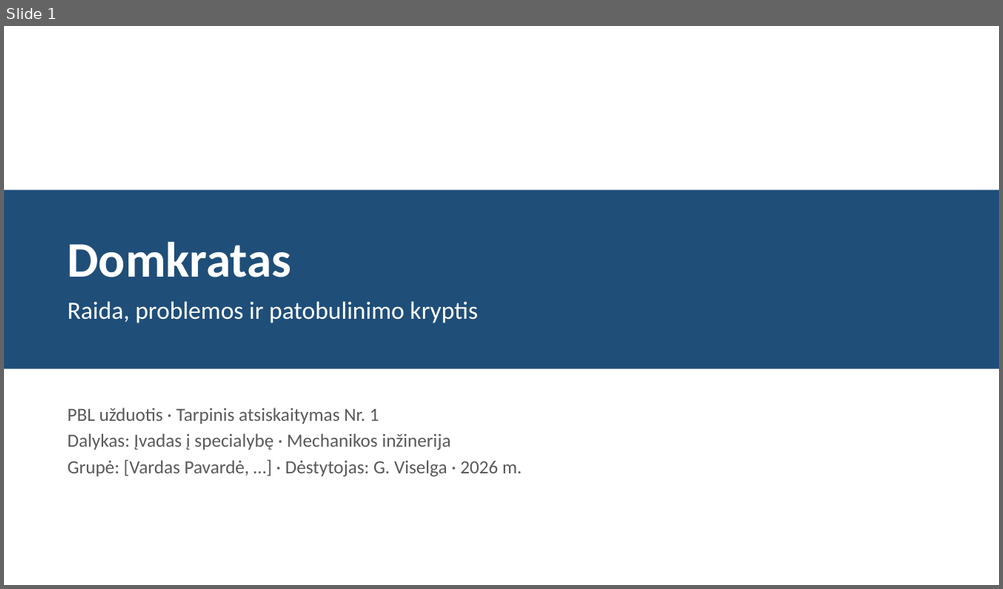
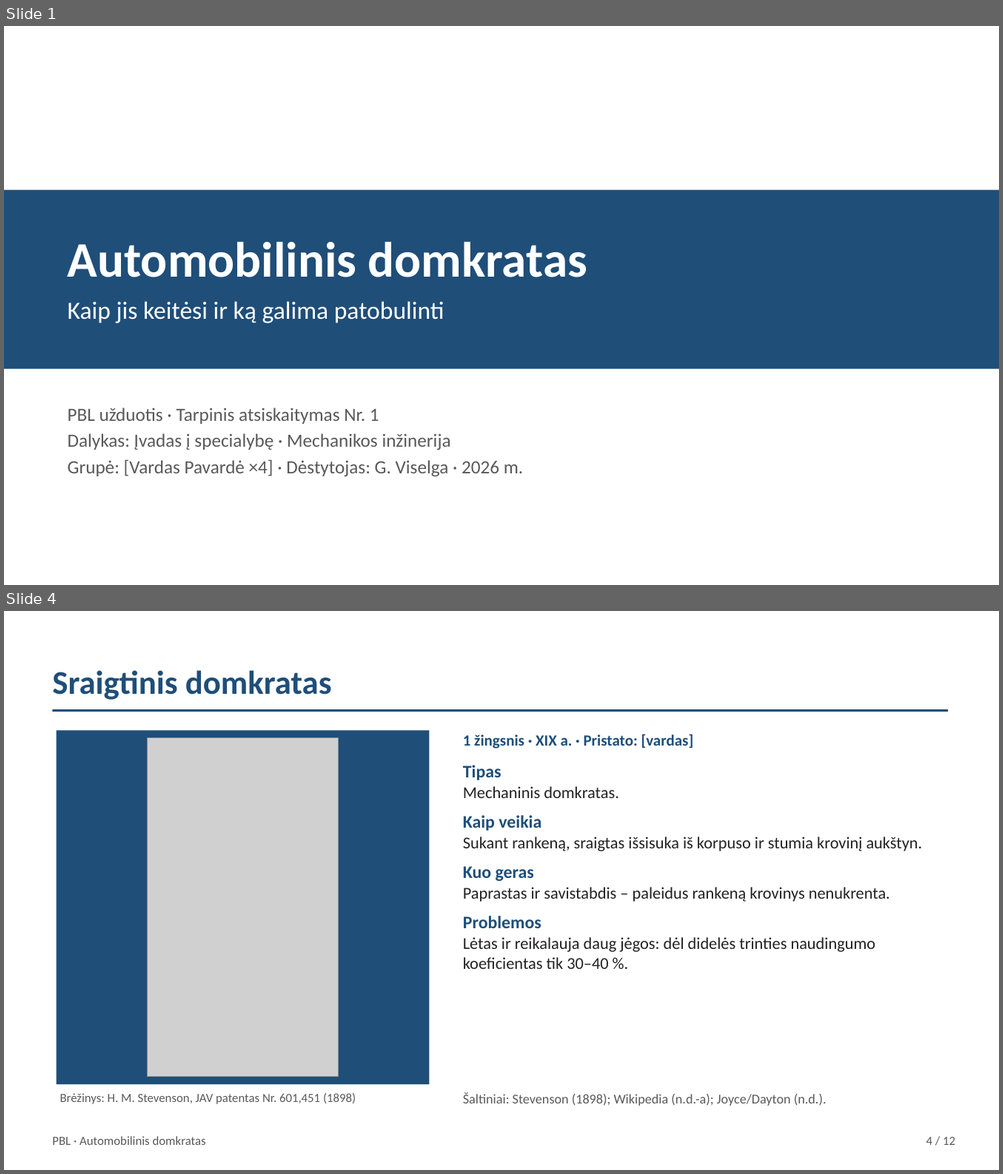
Before and after one commit to Goblinukas-beep/Ye, a slide deck: domkratas-ta1/domkratas-ta1.pptx. Shown one above the other, each under a label of ours: slide 1 before the commit, slides 1 and 4 after it; the slides between them are not shown. The pictures are 1003x589 and 1003x1174 pixels, drawn with LibreOffice and Linux fonts; fonts in the diff are those of the drawing; grey boxes stand for pictures. Boxes give left, top, right and bottom in pixels: in the first picture for what was removed or moved away, otherwise in the second. Text is boxed around its words. In the diff, an @@ line names an element or a change of style, - is before the commit and + after.

```diff
--- a/domkratas-ta1/domkratas-ta1.pptx
+++ b/domkratas-ta1/domkratas-ta1.pptx
@@ slide 4 added at (4, 611, 999, 1170), background #FFFFFF @@
@@ text added at (52, 670, 332, 700), 32 pt, text #1F4E79, bold @@
+Sraigtinis domkratas
@@ rectangle added at (53, 709, 948, 712), fill #1F4E79 @@
@@ rectangle added at (57, 730, 430, 1085), fill #1F4E79 @@
@@ picture added at (148, 738, 338, 1077) @@
@@ text added at (463, 734, 694, 749), 15 pt, text #1F4E79, bold @@
+1 žingsnis · XIX a. · Pristato: [vardas]
@@ text added at (463, 765, 922, 969), 16 pt, text #222222 @@
+Tipas
+Mechaninis domkratas.
+Kaip veikia
+Sukant rankeną, sraigtas išsisuka iš korpuso ir stumia krovinį aukštyn.
+Kuo geras
+Paprastas ir savistabdis – paleidus rankeną krovinys nenukrenta.
+Problemos
+Lėtas ir reikalauja daug jėgos: dėl didelės trinties naudingumo koeficientas tik 30–40 %.
@@ text added at (60, 1093, 356, 1105), 12 pt, text #595959 @@
+Brėžinys: H. M. Stevenson, JAV patentas Nr. 601,451 (1898)
@@ text added at (463, 1093, 826, 1106), 13 pt, text #595959 @@
+Šaltiniai: Stevenson (1898); Wikipedia (n.d.-a); Joyce/Dayton (n.d.).
@@ text added at (52, 1136, 206, 1145), 12 pt, text #595959 @@
+PBL · Automobilinis domkratas
@@ text added at (926, 1137, 955, 1145), 12 pt, text #595959 @@
+4 / 12
@@ slide 1 changed as well @@
@@ text at (68, 242, 587, 278): text changed @@
-Domkratas
+Automobilinis domkratas
@@ text at (68, 301, 444, 323): text changed @@
-Raida, problemos ir patobulinimo kryptis
+Kaip jis keitėsi ir ką galima patobulinti
@@ text at (68, 460, 523, 477): text changed @@
-Grupė: [Vardas Pavardė, …] · Dėstytojas: G. Viselga · 2026 m.
+Grupė: [Vardas Pavardė ×4] · Dėstytojas: G. Viselga · 2026 m.
```
Also in this commit, not shown: 2 other slides changed, 8 other slides added, 7 slides removed, 8 other files.
